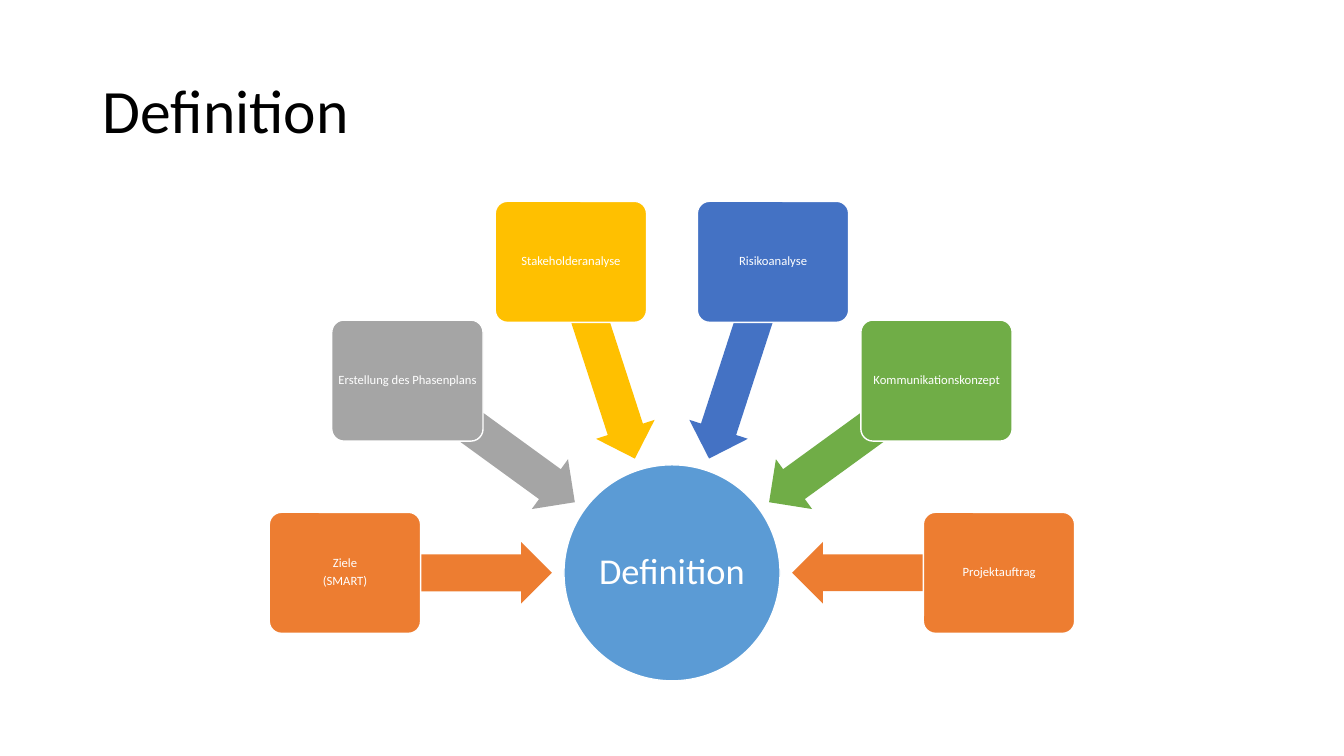
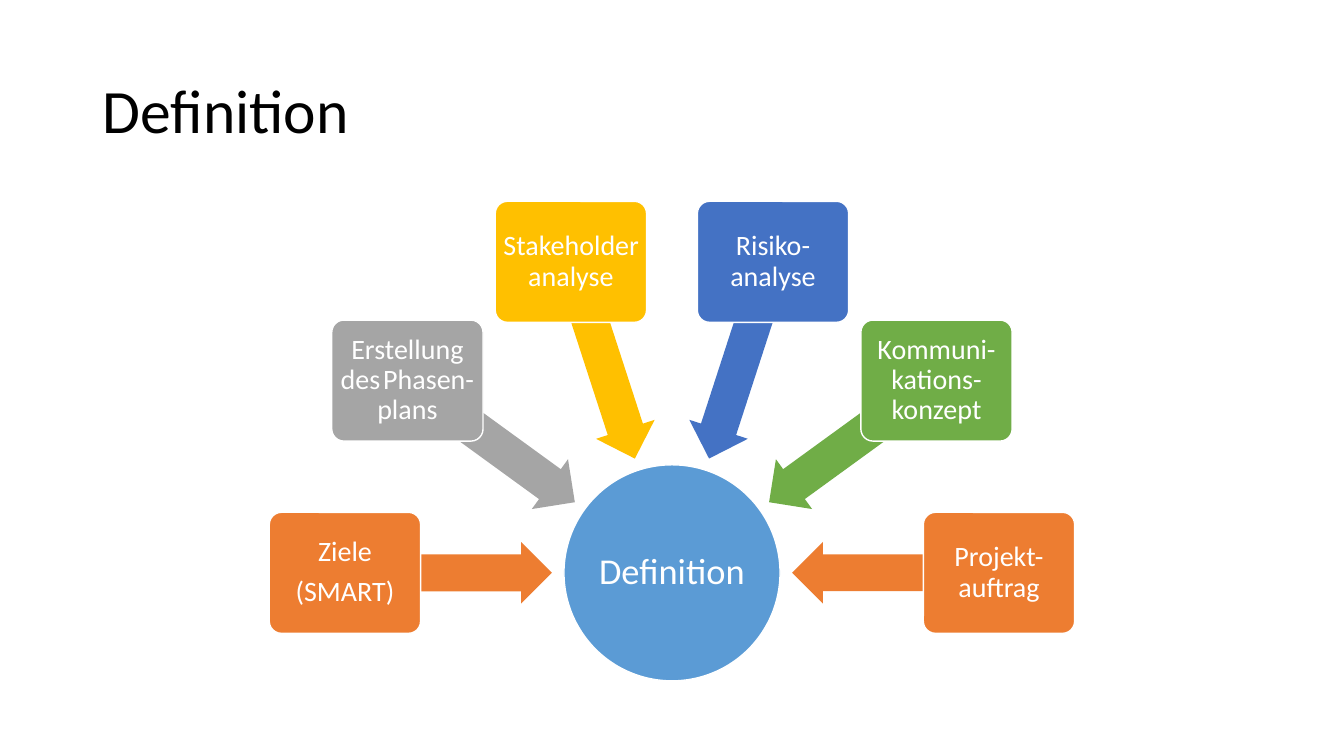
Before and after one commit to Masterarth/PM, a slide deck: slide 9 of documents/projectmanagement/Praesentationen/Vorstellung_Zwischenpräsentation.pptx. Drawn at 1344x756 pixels with LibreOffice and Linux fonts; fonts in the diff are those of the drawing. Boxes give left, top, right and bottom in pixels: in the first picture for what was removed or moved away, otherwise in the second. Text is boxed around its words. In the diff, an @@ line names an element or a change of style, - is before the commit and + after.

```diff
--- a/documents/projectmanagement/Praesentationen/Vorstellung_Zwischenpräsentation.pptx
+++ b/documents/projectmanagement/Praesentationen/Vorstellung_Zwischenpräsentation.pptx
@@ text "Stakeholderanalyse" at bbox=[499, 205, 643, 319]: size 9 to 20 pt; more space between paragraphs @@
@@ text at bbox=[730, 235, 815, 291]: text changed; size 9 to 20 pt @@
-Risikoanalyse
+Risiko-analyse
@@ text at bbox=[341, 340, 474, 424]: text changed; size 9 to 20 pt @@
-Erstellung des Phasenplans
+Erstellung des Phasen-plans
@@ text at bbox=[877, 340, 995, 424]: text changed; size 9 to 20 pt @@
-Kommunikationskonzept
+Kommuni-kations-konzept
@@ text "Ziele" at bbox=[296, 541, 395, 605]: size 9 to 20 pt; more space between paragraphs @@
@@ text at bbox=[954, 546, 1043, 602]: text changed; size 9 to 20 pt @@
-Projektauftrag
+Projekt-auftrag
```
Also in this commit, not shown: 4 other slides changed.
